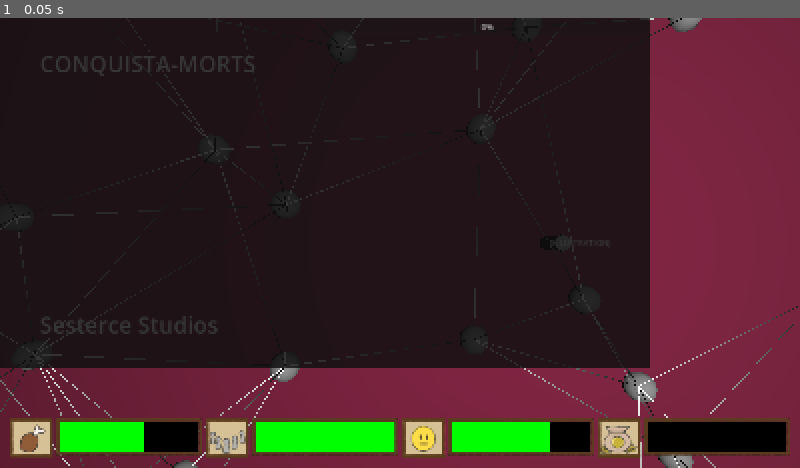
Above: before the commit, frame 1.
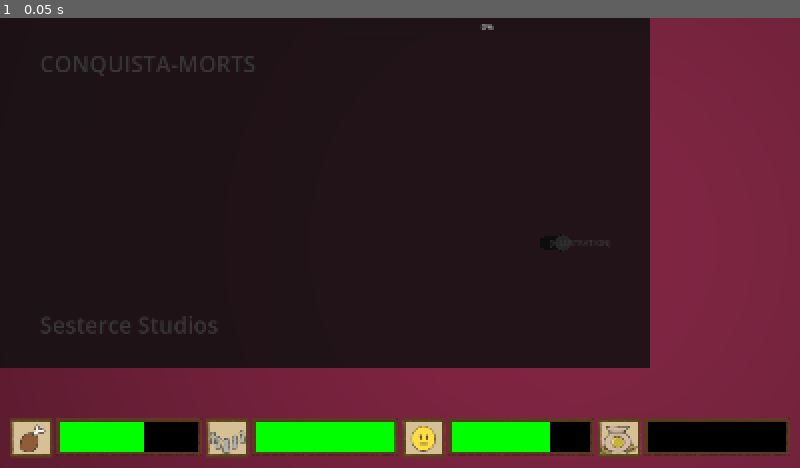
Above: after the commit, the same moment.

Repository: Xamora64/conquista-mort
Game: Godot game, scene res://scenes/main.tscn
Two runs of this game, one before a commit and one after it. Both use one fixed random seed, a clock stepped at 60 frames per second and the inputs below. Sound files missing from this copy of the repository are replaced by a short silence.
Inputs:
- Up to frame 1 (0.05 s): no input

The runs differ from the first frame. In frame 1, 1.4% of the frame differs, in the area x 0-100%, y 0-100%.
Error after the commit: Parse Error: Cannot find member "TYPES" in base "BiomeData". (res://scripts/map_places_creator.gd:26)

Commit message:
prepare for event resources

Diff:
--- /dev/null
+++ b/resources/events/intro_01.tres
@@ -0,0 +1,11 @@
+[gd_resource type="Resource" script_class="EventData" format=3 uid="uid://dibn0owlc0tio"]
+
+[ext_resource type="Script" uid="uid://qw5mo7fk0xje" path="res://scripts/event_data.gd" id="1_u2e4v"]
+
+[resource]
+script = ExtResource("1_u2e4v")
+text = "test"
+types_text = 1
+biome = 1
+aggression = 2
+metadata/_custom_type_script = "uid://qw5mo7fk0xje"
--- a/scripts/biome_data.gd
+++ b/scripts/biome_data.gd
@@ -9,8 +9,8 @@
 
 # SWAMP = 20%, PLAIN = 40%, FOREST = 40%
 const WEIGHT = [0.2, 0.4, 0.4]
-enum TYPES { SWAMP, PLAIN, FOREST }
-@export var type: TYPES = TYPES.PLAIN
+enum TYPES_BIOMES { SWAMP, PLAIN, FOREST }
+@export var type: TYPES_BIOMES = TYPES_BIOMES.PLAIN
 
 # Les effets sur les conquistador
 @export var negative = false
--- a/scripts/event_data.gd
+++ b/scripts/event_data.gd
@@ -1,18 +1,23 @@
 class_name EventData
 extends Resource
 
-const RESOURCES = [
+const RESOURCES: Array = []
 
-]
+# {tribe_name}, {biome_name}
+@export var text: String
+enum TYPES_TEXT { INTRO, INTRO_REACTION, CHOICE, EVENT_BIOME, ALL_DEAD}
+@export var types_text: TYPES_TEXT # Obligatoire
+@export var biome: BiomeData.TYPES_BIOMES # EVENEMENT BIOME: Swamp, Forest, Plain
+@export var type_choice: String # CHOICE: a2, b1, ...
+@export var aggression: int # INTRO_REACTION: -2, 2
 
-@export var text: String
-@export var aggression: int # -2, 2
-@export var intro: bool
-@export var reaction: bool # reaction lié à l'aggresivité
-@export var choice: bool
-@export var biome: BiomeData.TYPES # Swamp, Forest, Plain
-@export var type_choice: String # a2, b1, ...
-@export var calcul: String
+# tribe_number; tribe_aggression; tribe_fortification
+# randi_range(1, 3) =? [1, 2, 3]
+# c'est une addition
+@export var calcul_food: String # -(troops * 0.5)
+@export var calcul_troops: String # troops - randi_range(3, 5)
+@export var calcul_trust: String # -10
+@export var calcul_wealth: String
 
 static func generate() -> EventData:
 	var event_data = RESOURCES.pick_random()
